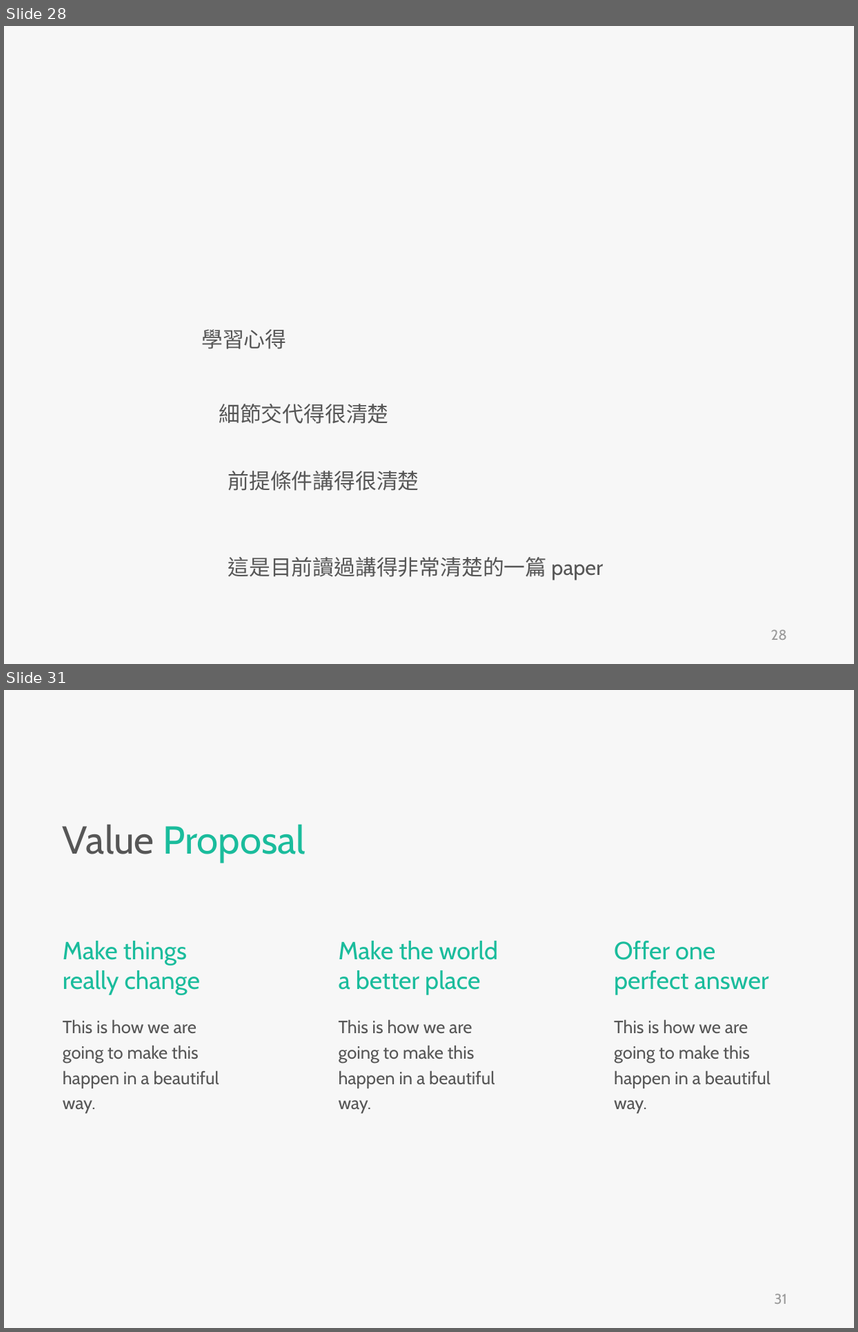
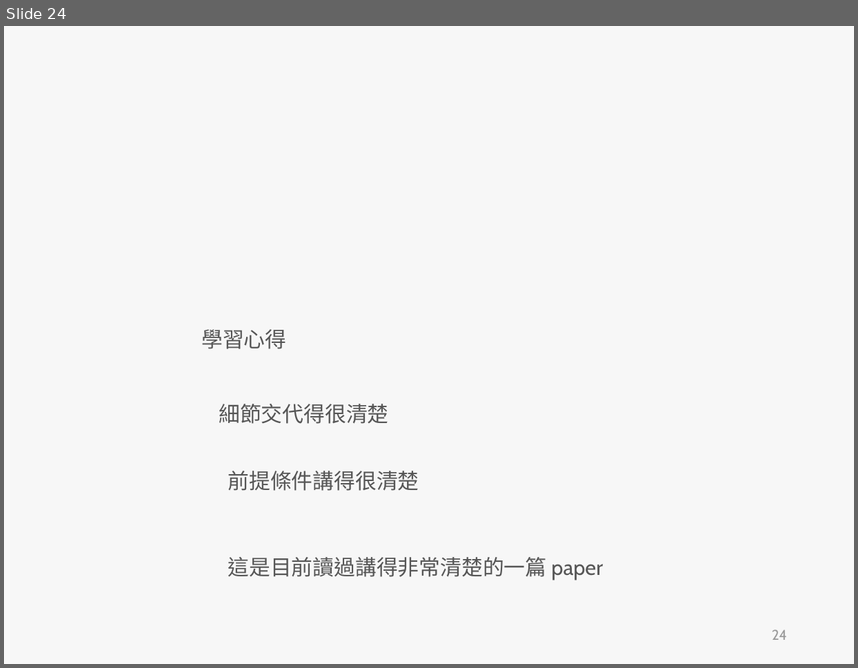
Before and after one commit to skyran1278/VbaProject, a slide deck: 20180126_SmartSplice/20180808_Meeting/Incremental dynamic analysis with multi-modes for seismic performance evaluation of RC bridges.pptx. Shown one above the other, each under a label of ours: slides 28 and 31 before the commit, slide 24 after it; the slides between them are not shown. The pictures are 858x1332 and 858x668 pixels, drawn with LibreOffice and Linux fonts; fonts in the diff are those of the drawing. Boxes give left, top, right and bottom in pixels: in the first picture for what was removed or moved away, otherwise in the second. Text is boxed around its words. In the diff, an @@ line names an element or a change of style, - is before the commit and + after.

```diff
--- a/20180126_SmartSplice/20180808_Meeting/Incremental dynamic analysis with multi-modes for seismic performance evaluation of RC bridges.pptx
+++ b/20180126_SmartSplice/20180808_Meeting/Incremental dynamic analysis with multi-modes for seismic performance evaluation of RC bridges.pptx
@@ slide 31 removed at bbox=[4, 690, 854, 1328], background #F7F7F7 @@
@@ text removed at bbox=[63, 824, 306, 862] @@
-Value Proposal
@@ text removed at bbox=[63, 940, 200, 995] @@
-Make things really change
@@ text removed at bbox=[339, 940, 498, 995] @@
-Make the world
-a better place
@@ text removed at bbox=[614, 940, 769, 995] @@
-Offer one
-perfect answer
@@ text removed at bbox=[63, 1020, 219, 1113] @@
-This is how we are going to make this happen in a beautiful way.
@@ text removed at bbox=[339, 1020, 495, 1113] @@
-This is how we are going to make this happen in a beautiful way.
@@ text removed at bbox=[614, 1020, 771, 1113] @@
-This is how we are going to make this happen in a beautiful way.
@@ page number removed at bbox=[774, 1293, 786, 1303] @@
-31
@@ what was slide 28 is now slide 24 @@
@@ page number at bbox=[772, 629, 787, 639]: text changed @@
-28
+24
```
Also in this commit, not shown: 7 slides changed, 7 slides added, 35 other slides removed, 3 other files.
